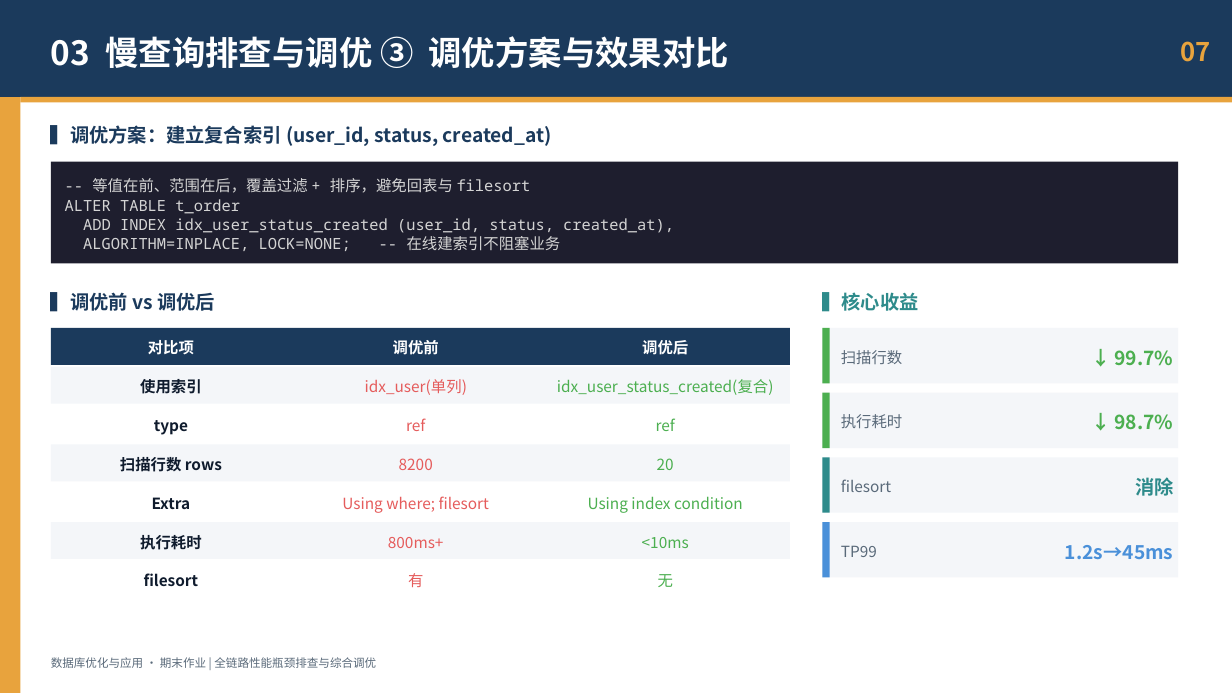
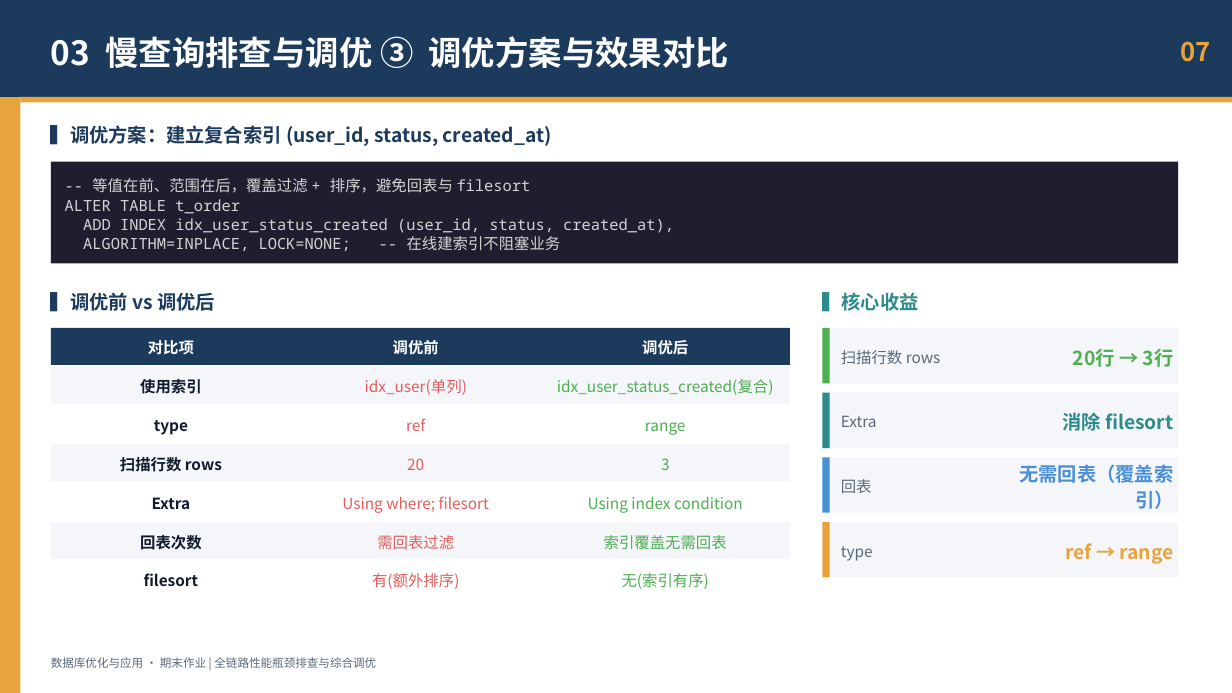
Before and after one commit to nxj23/-, a slide deck: slide 7 of db_optimization_demo/ppt/全链路性能瓶颈排查与综合调优.pptx. Drawn at 1232x693 pixels with LibreOffice and Linux fonts; fonts in the diff are those of the drawing. Boxes give left, top, right and bottom in pixels: in the first picture for what was removed or moved away, otherwise in the second. Text is boxed around its words. In the diff, an @@ line names an element or a change of style, - is before the commit and + after.

```diff
--- a/db_optimization_demo/ppt/全链路性能瓶颈排查与综合调优.pptx
+++ b/db_optimization_demo/ppt/全链路性能瓶颈排查与综合调优.pptx
@@ text at [841, 350, 941, 364]: text changed @@
-扫描行数
+扫描行数 rows
@@ text at [1073, 349, 1174, 367]: text changed @@
-↓ 99.7%
+20行 → 3行
@@ rectangle at [823, 393, 830, 448]: fill #4CAF50 to #2E8B8B @@
@@ text at [841, 415, 877, 427]: text changed @@
-执行耗时
+Extra
@@ text at [1062, 412, 1173, 431]: text changed; text colour #4CAF50 to #2E8B8B @@
-↓ 98.7%
+消除 filesort
@@ text at [645, 422, 686, 435]: text changed @@
-ref
+range
@@ text at [407, 458, 424, 470]: text changed @@
-8200
+20
@@ text at [661, 458, 670, 470]: text changed @@
-20
+3
@@ rectangle at [823, 457, 830, 513]: fill #2E8B8B to #4A90D9 @@
@@ text at [841, 479, 872, 493]: text changed @@
-filesort
+回表
@@ text at [1020, 464, 1174, 509]: text changed; text colour #2E8B8B to #4A90D9 @@
-消除
+无需回表（覆盖索引）
@@ text at [140, 535, 202, 550]: text changed @@
-执行耗时
+回表次数
@@ text at [377, 535, 454, 549]: text changed @@
-800ms+
+需回表过滤
@@ text at [604, 535, 727, 549]: text changed @@
-<10ms
+索引覆盖无需回表
@@ rectangle at [823, 522, 830, 578]: fill #4A90D9 to #E8A33D @@
@@ text at [841, 546, 873, 561]: text changed @@
-TP99
+type
@@ text at [1065, 543, 1174, 564]: text changed; text colour #4A90D9 to #E8A33D @@
-1.2s→45ms
+ref → range
@@ text at [372, 573, 459, 589]: text changed @@
-有
+有(额外排序)
@@ text at [622, 573, 709, 589]: text changed @@
-无
+无(索引有序)
```
Also in this commit, not shown: 7 other slides changed, 10 other files.
